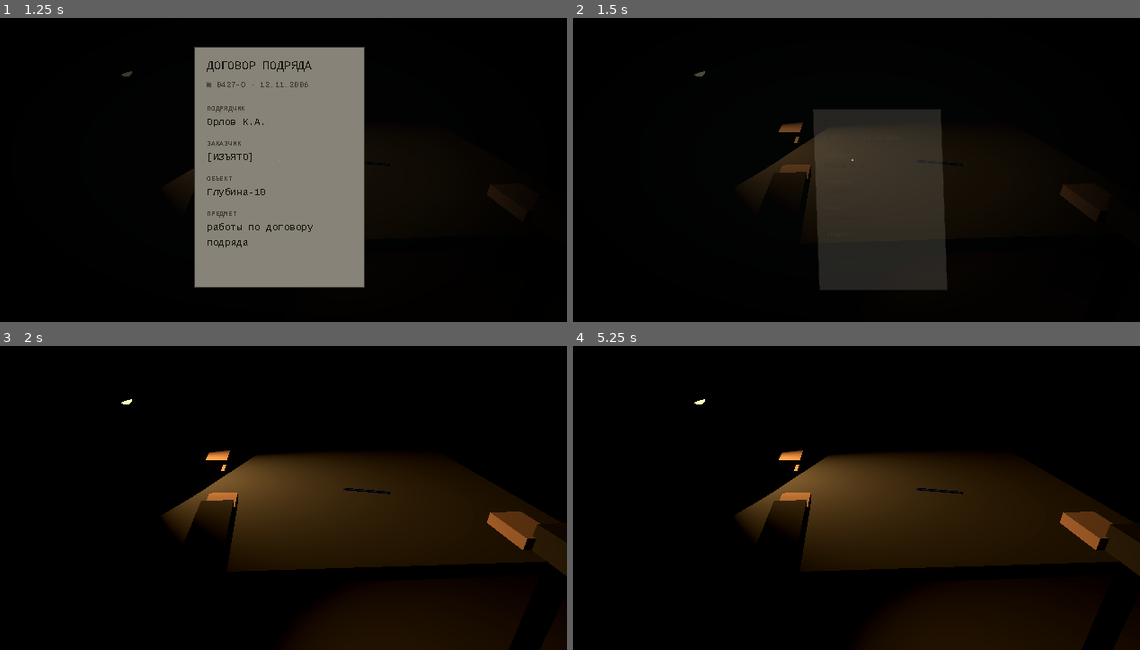
Above: before the commit, frames 1-4 (two rows, left to right).
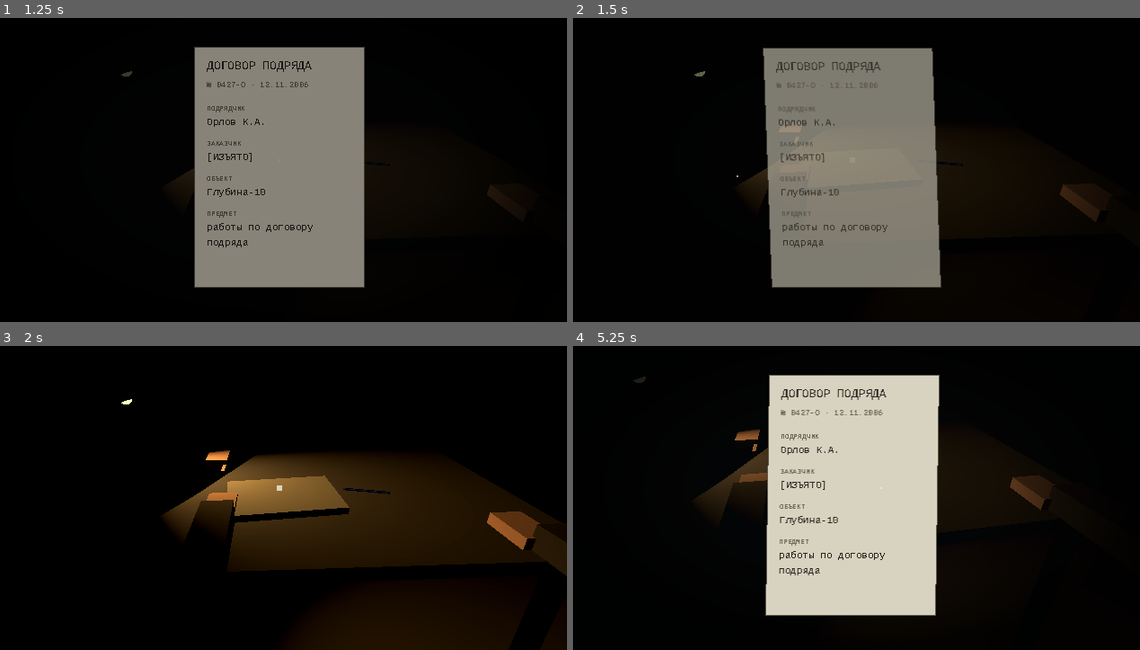
Above: after the commit, the same moments.

Repository: phian404/Depth-10
Game: Godot game, scene res://scenes/SC001_Blockout.tscn
Two runs of this game, one before a commit and one after it. Both use one fixed random seed, a clock stepped at 60 frames per second and the inputs below.
Inputs (mouse positions are in pixels of both pictures, inside the frame that each line leads up to):
- Up to frame 1 (1.25 s): move the mouse to (311, 157) at 0.52 s; click (311, 157) at 0.67 s
- Up to frame 2 (1.5 s): move the mouse to (737, 176) at 1.27 s; click (737, 176) at 1.42 s
- Up to frame 3 (2 s): no input
- Up to frame 4 (5.25 s): move the mouse to (907, 415) at 2.02 s; click (907, 415) at 2.17 s; move the mouse to (822, 552) at 2.77 s; click (822, 552) at 2.92 s; move the mouse to (1026, 537) at 3.52 s; click (1026, 537) at 3.67 s; tap Escape (ui_cancel) at 4.15 s; move the mouse to (680, 440) at 4.27 s; click (680, 440) at 4.42 s; move the mouse to (879, 488) at 5.02 s; click (879, 488) at 5.17 s

Frame 1 is identical in both runs. In frame 2, 24% of the frame differs, in the area x 28-66%, y 9-90%; in frame 3, 2.5%; in frame 4, 31%, in the area x 10-100%, y 9-100%.

Commit message:
sc001: stop outside click from reopening document

Diff:
--- a/scenes/SC001_Blockout.tscn
+++ b/scenes/SC001_Blockout.tscn
@@ -1,7 +1,6 @@
-[gd_scene load_steps=24 format=3]
+[gd_scene load_steps=23 format=3 uid="uid://boony5t50v74f"]
 
 [ext_resource type="PackedScene" path="res://scenes/SC001_Document.tscn" id="21_ndhvo"]
-[ext_resource type="Script" path="res://scripts/sc001_document.gd" id="22_5ff1c"]
 [ext_resource type="Material" path="res://materials/M_bulb.tres" id="mat_bulb"]
 [ext_resource type="Material" path="res://materials/M_ceiling.tres" id="mat_ceiling"]
 [ext_resource type="Material" path="res://materials/M_door.tres" id="mat_door"]
@@ -371,16 +370,10 @@
 [node name="DocumentLayer" type="CanvasLayer" parent="."]
 layer = 5
 
-[node name="SC001_Document" type="Control" parent="DocumentLayer" instance=ExtResource("21_ndhvo")]
-visible = false
-layout_mode = 3
+[node name="SC001_Document" parent="DocumentLayer" instance=ExtResource("21_ndhvo")]
 anchors_preset = 15
-anchor_right = 1.0
-anchor_bottom = 1.0
 grow_horizontal = 2
 grow_vertical = 2
-mouse_filter = 2
-script = ExtResource("22_5ff1c")
 
 [node name="ReticleLayer" type="CanvasLayer" parent="."]
 layer = 4
--- a/scripts/sc001_document.gd
+++ b/scripts/sc001_document.gd
@@ -3,7 +3,6 @@
 
 signal opened
 signal closed
-signal page_changed(index: int)
 
 const PAGE_COUNT: int = 4
 const EDGE_W: float = 20.0
@@ -30,6 +29,7 @@
 var _rest_pos: Vector2 = Vector2.ZERO
 var _shear: float = 0.0
 var _mouse: Vector2 = Vector2.ZERO
+var _closing: bool = false
 
 func _ready() -> void:
 	visible = false
@@ -39,11 +39,12 @@
 	edge_r.modulate.a = 0.0
 	_rest_pos = paper.position
 	_mouse = get_local_mouse_position()
-	_apply_page()
+	for i in pages.size():
+		pages[i].visible = i == page
 
 # Открытие: лист поднимается со стола к камере
 func open(origin: Vector2) -> void:
-	if is_open:
+	if is_open or _closing:
 		return
 	is_open = true
 	_settled = false
@@ -67,13 +68,12 @@
 
 # Закрытие: папка возвращается на стол, страница запоминается
 func close() -> void:
-	if not is_open or _turning:
+	if not is_open or _turning or _closing:
 		return
 	is_open = false
+	_closing = true
 	_settled = false
 	Input.mouse_mode = Input.MOUSE_MODE_CAPTURED
-	edge_l.modulate.a = 0.0
-	edge_r.modulate.a = 0.0
 	var tw: Tween = create_tween().set_parallel(true)
 	tw.tween_property(paper, "scale", Vector2(0.6, 0.6), 0.3).set_trans(Tween.TRANS_CUBIC).set_ease(Tween.EASE_IN)
 	tw.tween_property(paper, "modulate:a", 0.0, 0.3)
@@ -81,6 +81,7 @@
 	tw.tween_property(vignette, "modulate:a", 0.0, 0.25)
 	tw.chain().tween_callback(func() -> void:
 		visible = false
+		_closing = false
 		_shear = 0.0
 		pivot.transform = Transform2D(Vector2(1.0, 0.0), Vector2(0.0, 1.0), pivot.position)
 		paper.position = _rest_pos)
@@ -90,36 +91,8 @@
 	if not is_open:
 		return
 	cursor.position = _mouse - cursor.size * 0.5
-	_update_hover(_to_local(_mouse))
-	if not _settled:
-		return
-	_update_tilt(_mouse, delta)
-
-# Наклон боков: shear по Y, вертикальные рёбра листа заваливаются за курсором.
-# Отсчёт от центра листа, а не от вьюпорта: не зависит от размера окна.
-func _update_tilt(mp: Vector2, delta: float) -> void:
-	var off: float = clampf((mp.x - pivot.position.x) / SHEAR_SPAN, -1.0, 1.0)
-	_shear = lerpf(_shear, -off * SHEAR_MAX, clampf(SHEAR_SMOOTH * delta, 0.0, 1.0))
-	# Shear вокруг центра листа: origin пивота сохраняется, иначе лист уедет в угол
-	pivot.transform = Transform2D(Vector2(1.0, 0.0), Vector2(_shear, 1.0), pivot.position)
-
-func _unhandled_input(event: InputEvent) -> void:
-	if not is_open or not _settled:
-		return
-	if event is InputEventMouseMotion:
-		_mouse = event.position
-		_update_hover(_to_local(_mouse))
-	elif event is InputEventMouseButton and event.pressed and event.button_index == MOUSE_BUTTON_LEFT:
-		_mouse = event.position
-		_click(_to_local(_mouse))
-	elif event.is_action_pressed("ui_cancel"):
-		close()
-
-# Экранная точка → локальные координаты листа (с учётом наклона)
-func _to_local(pos: Vector2) -> Vector2:
-	return paper.get_global_transform_with_canvas().affine_inverse() * pos
-
-func _update_hover(local: Vector2) -> void:
+	# Края листа: подсветка при наведении и увеличенный курсор
+	var local: Vector2 = _to_local(_mouse)
 	var sz: Vector2 = paper.size
 	var inside: bool = local.x >= 0.0 and local.y >= 0.0 and local.x <= sz.x and local.y <= sz.y
 	var hot_l: bool = inside and page > 0 and local.x < EDGE_W
@@ -127,6 +100,35 @@
 	edge_l.modulate.a = 0.55 if hot_l else 0.0
 	edge_r.modulate.a = 0.55 if hot_r else 0.0
 	cursor.scale = Vector2(3.0, 3.0) if hot_l or hot_r else Vector2.ONE
+	if _settled:
+		# Наклон боков: shear по Y вокруг центра листа
+		var off: float = clampf((_mouse.x - pivot.position.x) / SHEAR_SPAN, -1.0, 1.0)
+		_shear = lerpf(_shear, -off * SHEAR_MAX, clampf(SHEAR_SMOOTH * delta, 0.0, 1.0))
+		pivot.transform = Transform2D(Vector2(1.0, 0.0), Vector2(_shear, 1.0), pivot.position)
+
+func _unhandled_input(event: InputEvent) -> void:
+	if not is_open:
+		return
+	if event.is_action_pressed("ui_cancel"):
+		close()
+		get_viewport().set_input_as_handled()
+		return
+	# Пока лист ещё летит к камере, клик принадлежит оверлею, но ничего не делает
+	if not _settled:
+		if event is InputEventMouseButton and event.pressed:
+			get_viewport().set_input_as_handled()
+		return
+	if event is InputEventMouseMotion:
+		_mouse = event.position
+	elif event is InputEventMouseButton and event.pressed and event.button_index == MOUSE_BUTTON_LEFT:
+		_mouse = event.position
+		_click(_to_local(_mouse))
+		# Клик по оверлею не должен доходить до сцены: иначе закрытие и открытие сработают разом
+		get_viewport().set_input_as_handled()
+
+# Экранная точка → локальные координаты листа (с учётом наклона)
+func _to_local(pos: Vector2) -> Vector2:
+	return paper.get_global_transform_with_canvas().affine_inverse() * pos
 
 func _click(local: Vector2) -> void:
 	var sz: Vector2 = paper.size
@@ -147,11 +149,8 @@
 	var from: Control = pages[page]
 	var to: Control = pages[next]
 	to.visible = true
-	to.position = Vector2.ZERO
-	to.rotation = 0.0
 	from.z_index = 1
 	page = next
-	page_changed.emit(page)
 	var tw: Tween = create_tween().set_parallel(true)
 	tw.tween_property(from, "position:x", -paper.size.x * dir, TURN_TIME).set_trans(Tween.TRANS_CUBIC)
 	tw.tween_property(from, "rotation", deg_to_rad(-4.0 * dir), TURN_TIME)
@@ -161,10 +160,3 @@
 		from.position = Vector2.ZERO
 		from.rotation = 0.0
 		_turning = false)
-
-func _apply_page() -> void:
-	for i in pages.size():
-		pages[i].visible = i == page
-		pages[i].position = Vector2.ZERO
-		pages[i].rotation = 0.0
-		pages[i].z_index = 0
Not shown: 1 places in scenes/SC001_Blockout.tscn that only renumber resources
